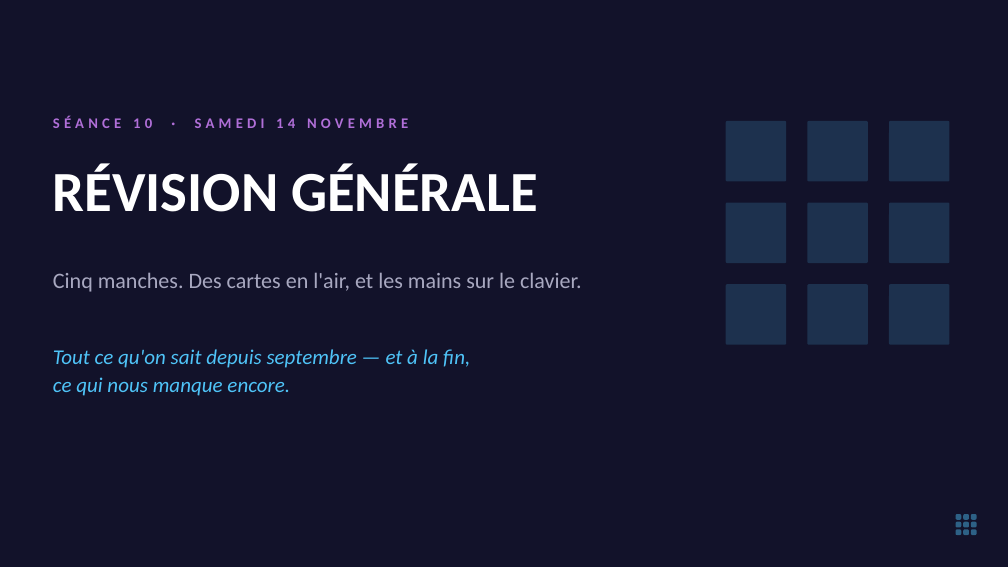
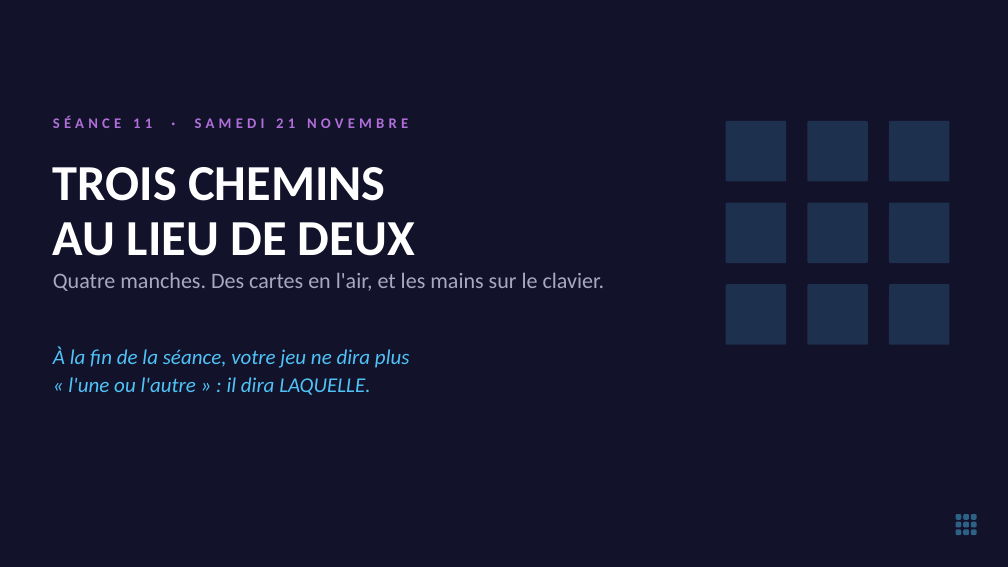
Before and after one commit to koffipierredamien/python-learning, a slide deck: slide 1 of 2-seances/S11-les-trois-chemins/a-projeter/cours-en-quiz.pptx. Drawn at 1008x567 pixels with LibreOffice and Linux fonts; fonts in the diff are those of the drawing. Boxes give left, top, right and bottom in pixels: in the first picture for what was removed or moved away, otherwise in the second. Text is boxed around its words. In the diff, an @@ line names an element or a change of style, - is before the commit and + after.

```diff
--- a/2-seances/S11-les-trois-chemins/a-projeter/cours-en-quiz.pptx
+++ b/2-seances/S11-les-trois-chemins/a-projeter/cours-en-quiz.pptx
@@ text at (x1=53, y1=115, x2=408, y2=128): text changed @@
-SÉANCE 10 · SAMEDI 14 NOVEMBRE
+SÉANCE 11 · SAMEDI 21 NOVEMBRE
@@ text at (x1=53, y1=167, x2=415, y2=256): text changed; size 54 to 48 pt @@
-RÉVISION GÉNÉRALE
+TROIS CHEMINS
+AU LIEU DE DEUX
@@ text at (x1=53, y1=272, x2=605, y2=291): text changed @@
-Cinq manches. Des cartes en l'air, et les mains sur le clavier.
+Quatre manches. Des cartes en l'air, et les mains sur le clavier.
@@ text at (x1=53, y1=346, x2=410, y2=395): text changed @@
-Tout ce qu'on sait depuis septembre — et à la fin,
-ce qui nous manque encore.
+À la fin de la séance, votre jeu ne dira plus
+« l'une ou l'autre » : il dira LAQUELLE.
```
Also in this commit, not shown: 1 other slide changed, 57 other files.
